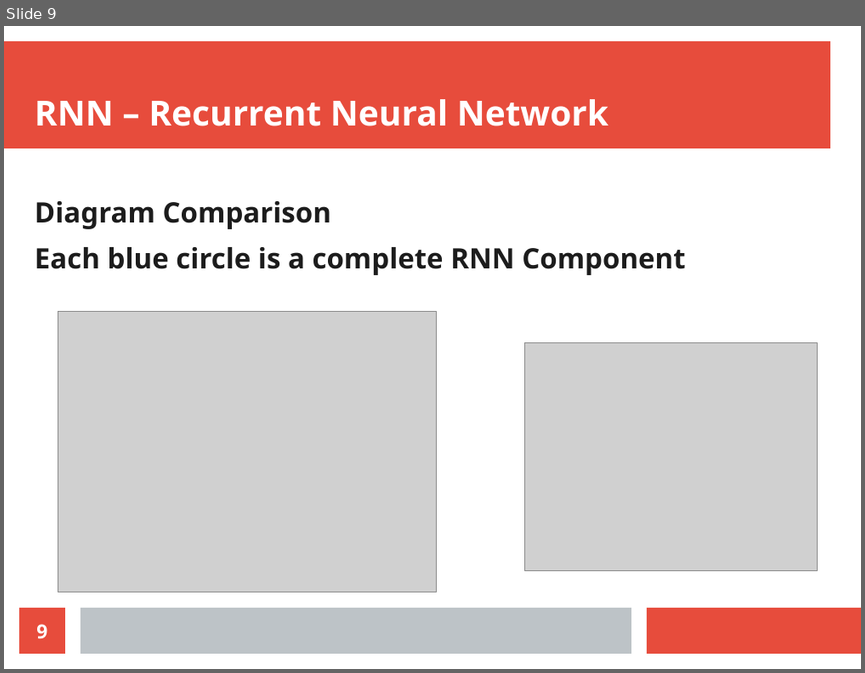
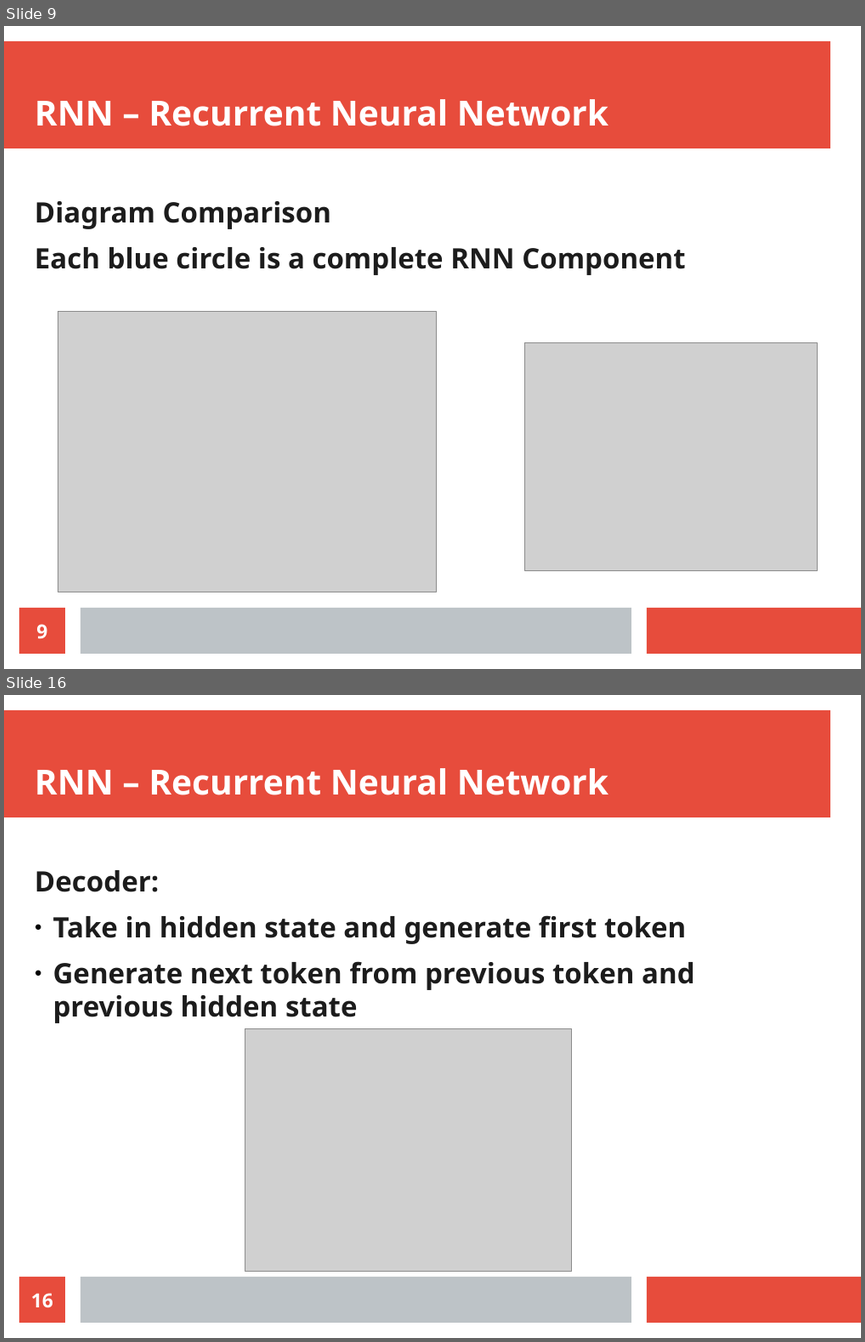
Before and after one commit to radiodee1/liebman_spring20, a slide deck: pdf/thesis_presentation.odp. Shown one above the other, each under a label of ours: slide 9 before the commit, slides 9 and 16 after it; the slides between them are not shown. The pictures are 865x673 and 865x1342 pixels, drawn with LibreOffice and Linux fonts; fonts in the diff are those of the drawing; grey boxes stand for pictures. Boxes give left, top, right and bottom in pixels: in the first picture for what was removed or moved away, otherwise in the second. Text is boxed around its words. In the diff, an @@ line names an element or a change of style, - is before the commit and + after.

```diff
--- a/pdf/thesis_presentation.odp
+++ b/pdf/thesis_presentation.odp
@@ slide 16 added at [4, 695, 861, 1338], background #FFFFFF; not listed: 3 template elements that a slide beside it also shows @@
@@ title added at [35, 768, 608, 795], 32 pt, text #FFFFFF, bold @@
+RNN – Recurrent Neural Network
@@ text added at [35, 870, 695, 1023], 26 pt, text #1C1C1C, bold @@
+Decoder:
+● Take in hidden state and generate first token
+● Generate next token from previous token and previous hidden state
@@ picture added at [245, 1028, 572, 1271] @@
@@ page number added at [19, 1276, 65, 1322], fill #E74C3C, 18 pt, text #FFFFFF, bold @@
+16
```
Also in this commit, not shown: 7 other slides added, 2 other files.
